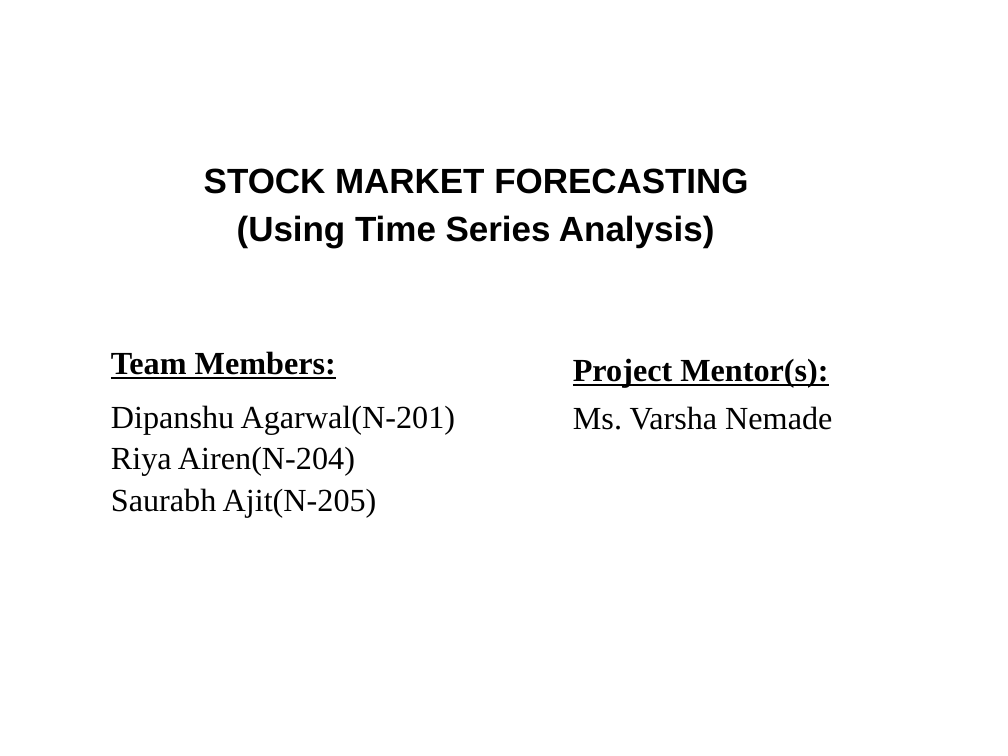
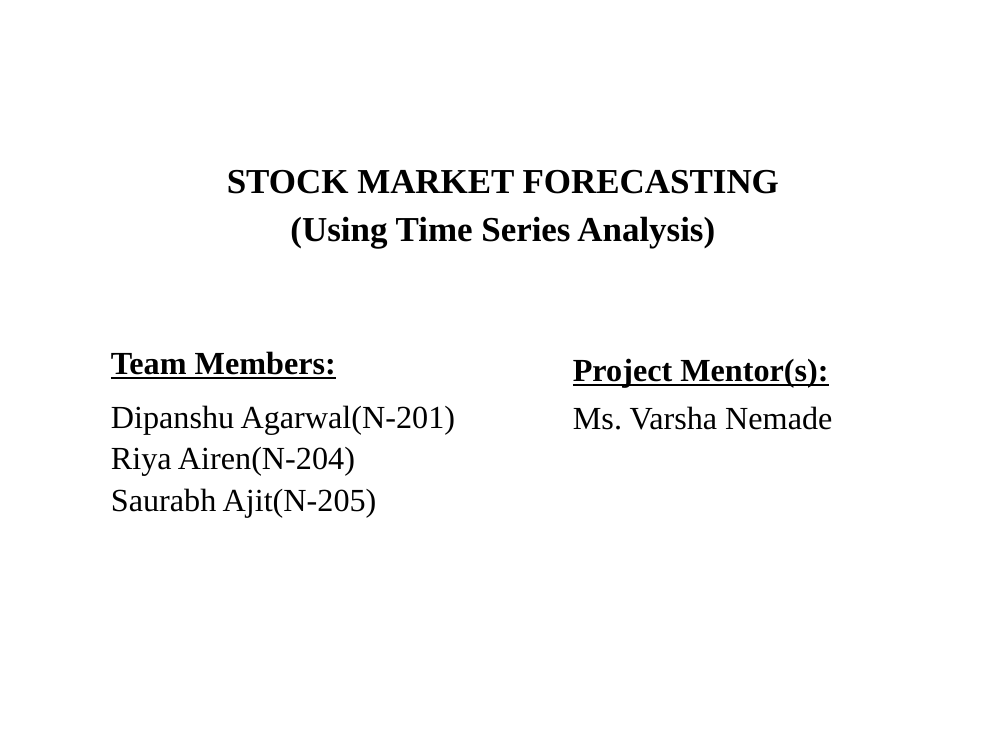
Before and after one commit to dipanshuagarwal/Stock-Market-Forecasting, a slide deck: slide 1 of Meetings/TIP - 10-06-2020.pptx. Drawn at 1008x756 pixels with LibreOffice and Linux fonts; fonts in the diff are those of the drawing; background and template pictures are left out. Boxes give left, top, right and bottom in pixels: in the first picture for what was removed or moved away, otherwise in the second. Text is boxed around its words. In the diff, an @@ line names an element or a change of style, - is before the commit and + after.

```diff
--- a/Meetings/TIP - 10-06-2020.pptx
+++ b/Meetings/TIP - 10-06-2020.pptx
@@ title "STOCK MARKET FORECASTING (Using Time ..." at [227, 170, 779, 249]: font Arial to Times New Roman; alignment left to centre @@
```
Also in this commit, not shown: 22 other slides changed, 7 other files.
